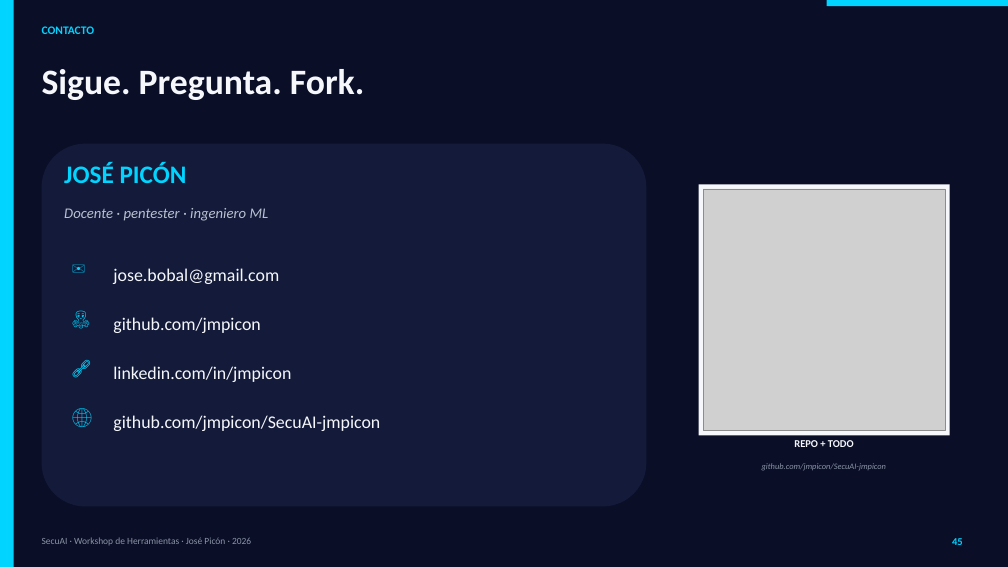
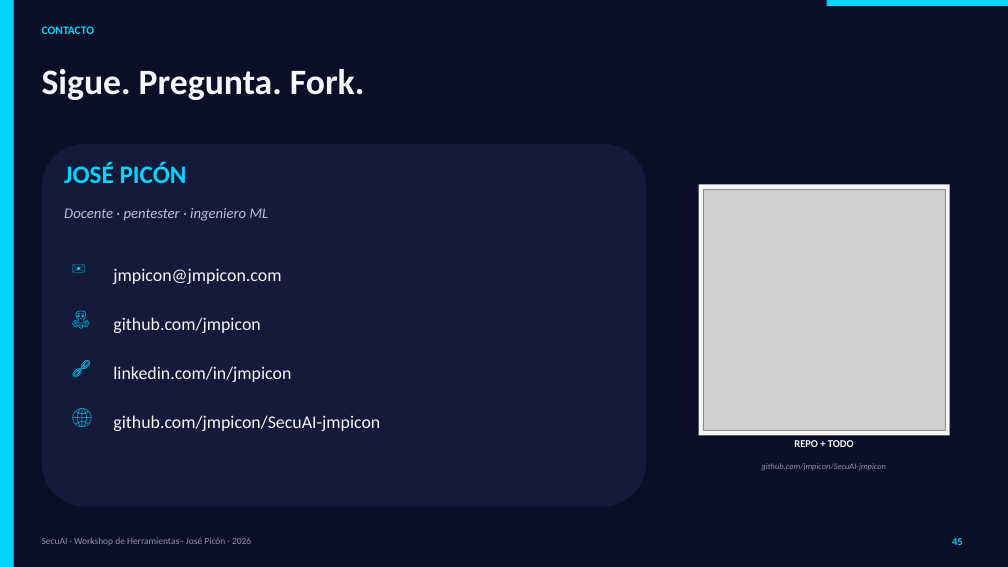
Before and after one commit to jmpicon/SecuAI-jmpicon, a slide deck: slide 45 of taller/SecuAI_Tools_Workshop.pptx. Drawn at 1008x567 pixels with LibreOffice and Linux fonts; fonts in the diff are those of the drawing; grey boxes stand for pictures. Boxes give left, top, right and bottom in pixels: in the first picture for what was removed or moved away, otherwise in the second. Text is boxed around its words. In the diff, an @@ line names an element or a change of style, - is before the commit and + after.

```diff
--- a/taller/SecuAI_Tools_Workshop.pptx
+++ b/taller/SecuAI_Tools_Workshop.pptx
@@ text at (113, 268, 281, 284): text changed @@
-jose.bobal@gmail.com
+jmpicon@jmpicon.com
```
Also in this commit, not shown: 27 other slides changed, 11 other files.
